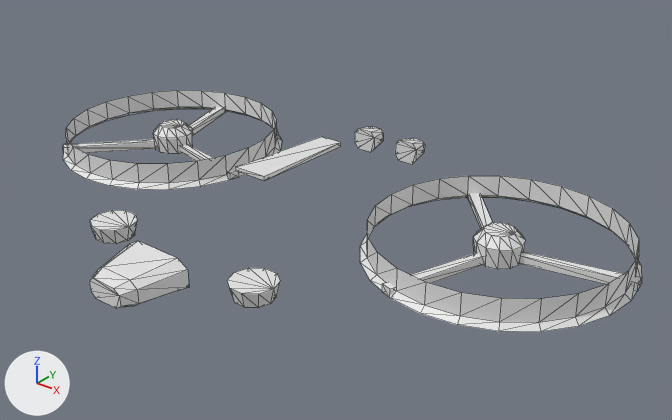
One commit to the OBJ model Assets/_Project/Art/Aircraft/Dominion/ED01_Warden/ED01_Body_Dark.obj: the scene before it, then after it.
Rendered twice from a 50 mm lens placed at (13.14, -14.5, 9.15), pointed at (1.31, 0.29, -0.01). The axes (+X, +Y, +Z) are drawn at lower left. The lights are the same throughout. The first picture is the older version. Mesh edges are drawn as thin lines. Where no turn or scale is listed for an object, it has been applied to the vertices.

The older version as bpy lines, for what is in view:
```python
me_ed01_body_dark = bpy.data.meshes.new('ED01_Body_Dark')
me_ed01_body_dark.from_pydata(...)  # 368 vertices, 584 faces; spans x -7.9..7.9, y -5.2..4.5, z -0.5..1.0
ob_ed01_body_dark = bpy.data.objects.new('ED01_Body_Dark', me_ed01_body_dark)
ob_ed01_body_dark.location = (0.0, 0.0, 0.0)
```
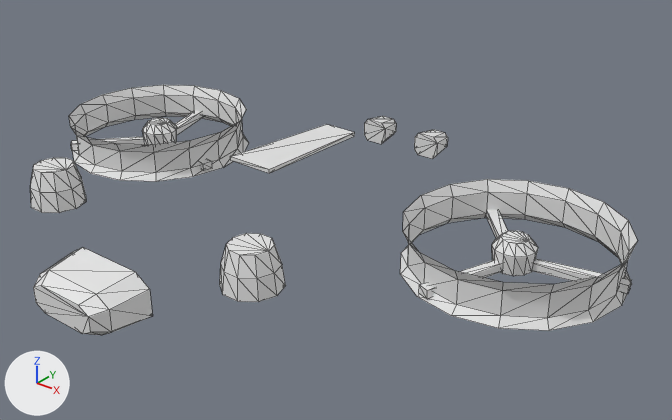
Pixel boxes (x1, y1, x2, y2) of what changed, in the pictures (672 x 420 px; the box of a moved part takes in the faces that stretch with it):
'ED01_Body_Dark', reshaped
    before: (63, 90, 642, 332)
    after: (30, 85, 637, 335)
part 1 of me_ed01_body_dark, moved or reshaped
    before: (236, 137, 341, 180)
    after: (230, 124, 355, 173)
part 2 of me_ed01_body_dark, moved or reshaped
    before: (180, 144, 239, 180)
    after: (165, 141, 212, 171)
part 3 of me_ed01_body_dark, moved or reshaped
    before: (63, 139, 156, 153)
    after: (71, 137, 145, 151)
part 4 of me_ed01_body_dark, moved or reshaped
    before: (189, 107, 226, 135)
    after: (175, 110, 203, 135)
part 5 of me_ed01_body_dark, moved or reshaped
    before: (355, 126, 383, 152)
    after: (364, 116, 396, 144)
part 6 of me_ed01_body_dark, moved or reshaped
    before: (519, 252, 641, 291)
    after: (531, 259, 631, 294)
part 7 of me_ed01_body_dark, moved or reshaped
    before: (382, 253, 484, 298)
    after: (419, 260, 502, 299)
part 8 of me_ed01_body_dark, moved or reshaped
    before: (468, 193, 492, 228)
    after: (486, 210, 507, 238)
part 9 of me_ed01_body_dark, moved or reshaped
    before: (395, 138, 425, 164)
    after: (414, 130, 448, 159)
part 10 of me_ed01_body_dark, rebuilt (18% narrower)
    before: (63, 90, 282, 190)
    after: (69, 85, 248, 181)
part 11 of me_ed01_body_dark, rebuilt (16% narrower)
    before: (360, 176, 642, 332)
    after: (400, 179, 637, 331)
part 12 of me_ed01_body_dark, added
    after: (30, 158, 86, 213)
part 13 of me_ed01_body_dark, added
    after: (220, 233, 286, 302)
part 14 of me_ed01_body_dark, added
    after: (33, 247, 152, 335)
part 15 of me_ed01_body_dark, deleted
    before: (89, 241, 189, 308)
part 16 of me_ed01_body_dark, deleted
    before: (90, 210, 137, 244)
part 17 of me_ed01_body_dark, deleted
    before: (227, 268, 280, 308)
part 18 of me_ed01_body_dark, moved or reshaped
    before: (153, 119, 193, 154)
    after: (142, 118, 177, 145)
part 19 of me_ed01_body_dark, moved or reshaped
    before: (473, 222, 526, 269)
    after: (492, 231, 538, 276)

The change, as a diff of the scene's bpy script:
```diff
--- a/Assets/_Project/Art/Aircraft/Dominion/ED01_Warden/ED01_Body_Dark.obj.py
+++ b/Assets/_Project/Art/Aircraft/Dominion/ED01_Warden/ED01_Body_Dark.obj.py
@@ me_ed01_body_dark @@
 # used by ob_ed01_body_dark; location = (0.0, 0.0, 0.0)
-me_ed01_body_dark.from_pydata(...)  # 368 vertices, 584 faces; spans x -7.9..7.9, y -5.2..4.5, z -0.5..1.0
+me_ed01_body_dark.from_pydata(...)  # 372 vertices, 624 faces; spans x -7.8..7.8, y -6.2..5.2, z -0.5..1.4
+# me_ed01_body_dark part 1: the loose piece of 8 vertices spanning x -0.4..0.4, y -1.1..1.7, z 0.8..1.0 is scaled about its middle by (1.4, 1.13, 1.15), then moved by (0.0, 0.2, 0.2)
+# me_ed01_body_dark part 2: the loose piece of 8 vertices spanning x -4.7..-2.1, y 0.4..1.2, z -0.3..-0.1 is scaled about its middle by (0.788, 0.825, 1), then moved by (-0.7, 0.0, 0.0)
+# me_ed01_body_dark part 3: the loose piece of 8 vertices spanning x -7.0..-5.2, y -1.1..1.0, z -0.3..-0.1 is scaled about its middle by (0.791, 0.79, 1), then moved by (-0.2, 0.1, 0.0)
+# me_ed01_body_dark part 4: the loose piece of 8 vertices spanning x -6.0..-5.0, y 1.4..3.9, z -0.3..-0.1 is scaled about its middle by (0.803, 0.788, 1), then moved by (-0.3, -0.4, 0.0)
+# me_ed01_body_dark part 5: the loose piece of 16 vertices spanning x -1.0..-0.3, y 4.0..4.5, z -0.2..0.3 is moved by (-0.2, 0.7, 0.0)
+# me_ed01_body_dark part 6: the loose piece of 8 vertices spanning x 5.3..7.9, y 1.1..1.9, z -0.3..-0.1 is scaled about its middle by (0.788, 0.825, 1), then moved by (0.2, -0.2, 0.0)
+# me_ed01_body_dark part 7: the loose piece of 8 vertices spanning x 4.0..5.0, y -1.6..0.9, z -0.3..-0.1 is scaled about its middle by (0.803, 0.788, 1), then moved by (0.5, 0.2, 0.0)
+# me_ed01_body_dark part 8: the loose piece of 8 vertices spanning x 3.0..4.8, y 1.3..3.4, z -0.3..-0.1 is scaled about its middle by (0.791, 0.79, 1), then moved by (0.6, -0.3, 0.0)
+# me_ed01_body_dark part 9: the loose piece of 16 vertices spanning x 0.3..1.0, y 4.0..4.5, z -0.2..0.3 is moved by (0.2, 0.7, 0.0)
+# me_ed01_body_dark part 10: the loose piece of 72 vertices spanning x -7.9..-2.1, y -1.8..4.1, z -0.3..0.3 is rebuilt with 64 vertices and now spans x -7.8..-3.0, y -1.3..3.4, z -0.4..0.6
+# me_ed01_body_dark part 11: the loose piece of 72 vertices spanning x 2.1..7.9, y -1.8..4.1, z -0.3..0.3 is rebuilt with 64 vertices and now spans x 3.0..7.8, y -1.3..3.4, z -0.4..0.6
+# me_ed01_body_dark part 12: a new loose piece of 30 vertices spanning x -3.5..-2.2, y -4.6..-3.5, z 0.6..1.4
+# me_ed01_body_dark part 13: a new loose piece of 30 vertices spanning x 2.2..3.5, y -4.6..-3.5, z 0.6..1.4
+# me_ed01_body_dark part 14: a new loose piece of 24 vertices spanning x -1.1..1.1, y -6.2..-5.0, z -0.5..0.6
+# me_ed01_body_dark part 15: the loose piece of 24 vertices spanning x -0.9..0.9, y -5.2..-3.8, z -0.5..0.3 is deleted
+# me_ed01_body_dark part 16: the loose piece of 20 vertices spanning x -2.6..-1.6, y -3.7..-2.8, z -0.3..0.0 is deleted
+# me_ed01_body_dark part 17: the loose piece of 20 vertices spanning x 1.6..2.6, y -3.7..-2.8, z -0.3..0.0 is deleted
+# me_ed01_body_dark part 18: 33 vertices removed from x -5.5..-4.5, y 0.6..1.7, z -0.4..0.3; 33 vertices added at x -5.9..-4.9, y 0.6..1.5, z -0.4..0.3
+# me_ed01_body_dark part 19: 33 vertices removed from x 4.5..5.5, y 0.6..1.7, z -0.4..0.3; 33 vertices added at x 4.9..5.9, y 0.6..1.5, z -0.4..0.3
```
